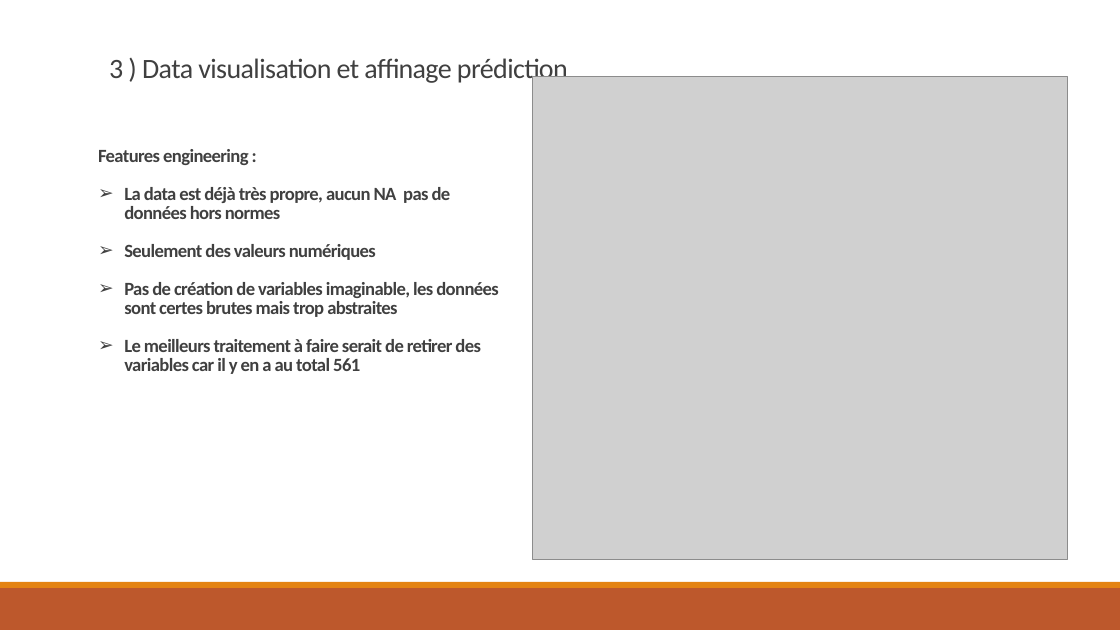
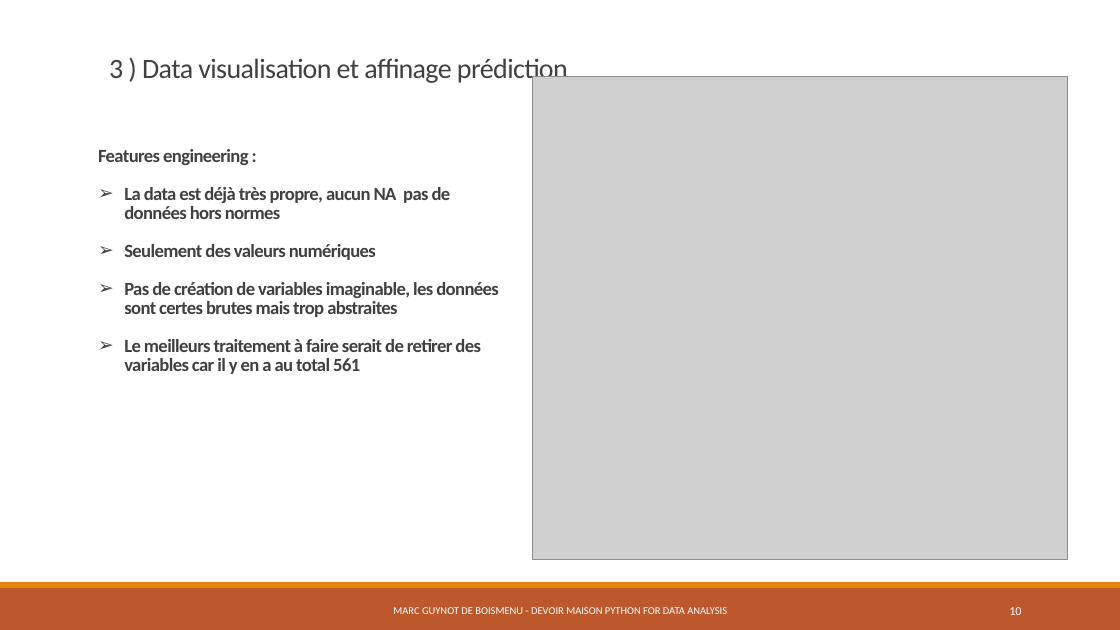
Before and after one commit to Koalananas/pythonfordata, a slide deck: slide 10 of rapport_marc_guynot.pptx. Drawn at 1120x630 pixels with LibreOffice and Linux fonts; fonts in the diff are those of the drawing; grey boxes stand for pictures. Boxes give left, top, right and bottom in pixels: in the first picture for what was removed or moved away, otherwise in the second. Text is boxed around its words. In the diff, an @@ line names an element or a change of style, - is before the commit and + after.

```diff
--- a/rapport_marc_guynot.pptx
+++ b/rapport_marc_guynot.pptx
@@ text added at bbox=[393, 607, 727, 614], 9 pt, text #FFFFFF @@
+MARC GUYNOT DE BOISMENU - DEVOIR MAISON PYTHON FOR DATA ANALYSIS
@@ page number added at bbox=[1009, 607, 1021, 615], 10.5 pt, text #FFFFFF @@
+10
```
Also in this commit, not shown: 10 other slides changed, 1 slide added, 1 other file.
